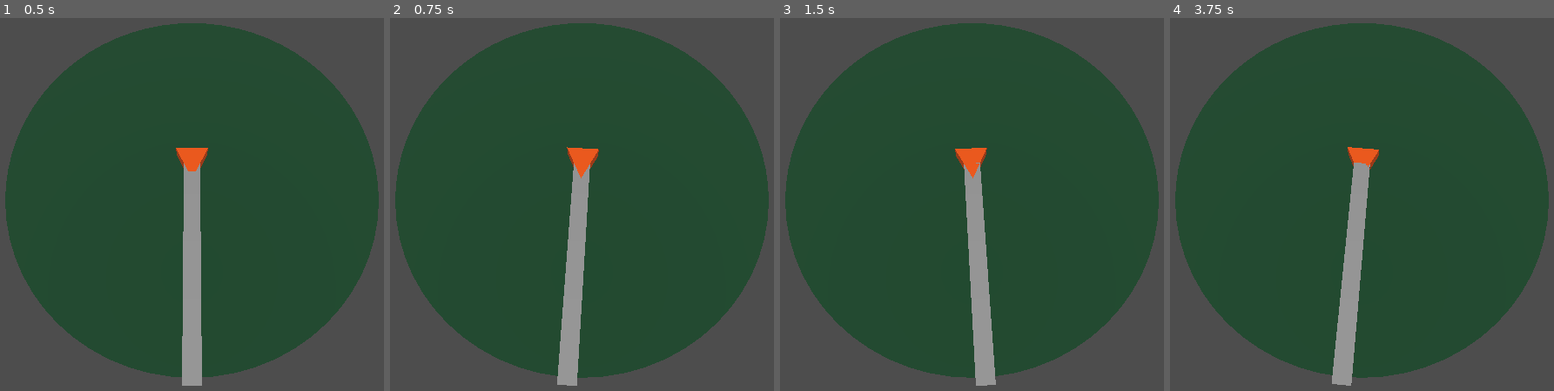
Above: before the commit, frames 1-4 (left to right).
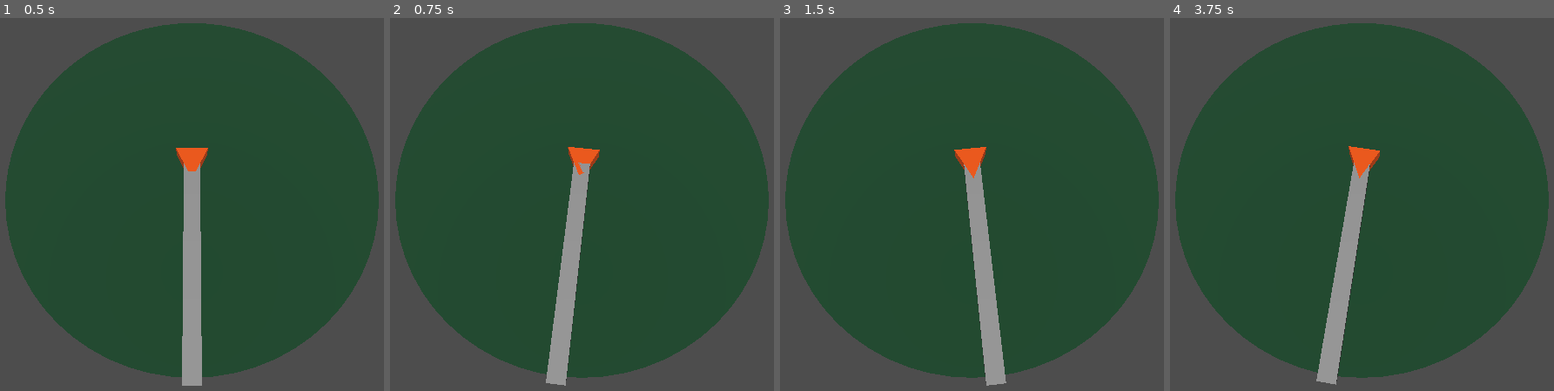
Above: after the commit, the same moments.

Repository: Willowing-Wanderer/Audio-Game
Game: Godot game, scene res://campsite.tscn
Same seed, same stepped clock (60 frames per second), same inputs: the game is played once before the commit and once after it.
Inputs (mouse positions are in pixels of both pictures, inside the frame that each line leads up to):
- Up to frame 1 (0.5 s): no input
- Up to frame 2 (0.75 s): tap Enter at 0.5 s; move the mouse to (620, 204) at 0.52 s
- Up to frame 3 (1.5 s): tap Space at 1.25 s; move the mouse to (937, 208) at 1.27 s
- Up to frame 4 (3.75 s): tap Enter at 2, 3.5 s; move the mouse to (1381, 200) at 2.02 s; tap Space at 2.75 s; move the mouse to (1354, 211) at 2.77 s; move the mouse to (1415, 211) at 3.52 s

Frame 1 is identical in both runs. In frame 2, 1.9% of the frame differs, in the area x 40-55%, y 34-99%; in frame 3, 1.7%; in frame 4, 2.5%, in the area x 38-55%, y 34-99%.

Commit message:
increased player sensitivity

Diff:
--- a/Godot Game/player.gd
+++ b/Godot Game/player.gd
@@ -2,7 +2,7 @@
 
 class_name Player extends CharacterBody3D
 
-@export_range(0.1, 3.0, 0.1, "or_greater") var player_sens: float = 1
+@export_range(0.1, 3.0, 0.1, "or_greater") var player_sensitivity: float = 1.75
 
 var mouse_captured: bool = false
 
@@ -28,4 +28,4 @@
 	mouse_captured = false
 
 func _rotate_player(sens_mod: float = 1.0) -> void:
-	rotation.y -= look_dir.x * player_sens * sens_mod
+	rotation.y -= look_dir.x * player_sensitivity * sens_mod
